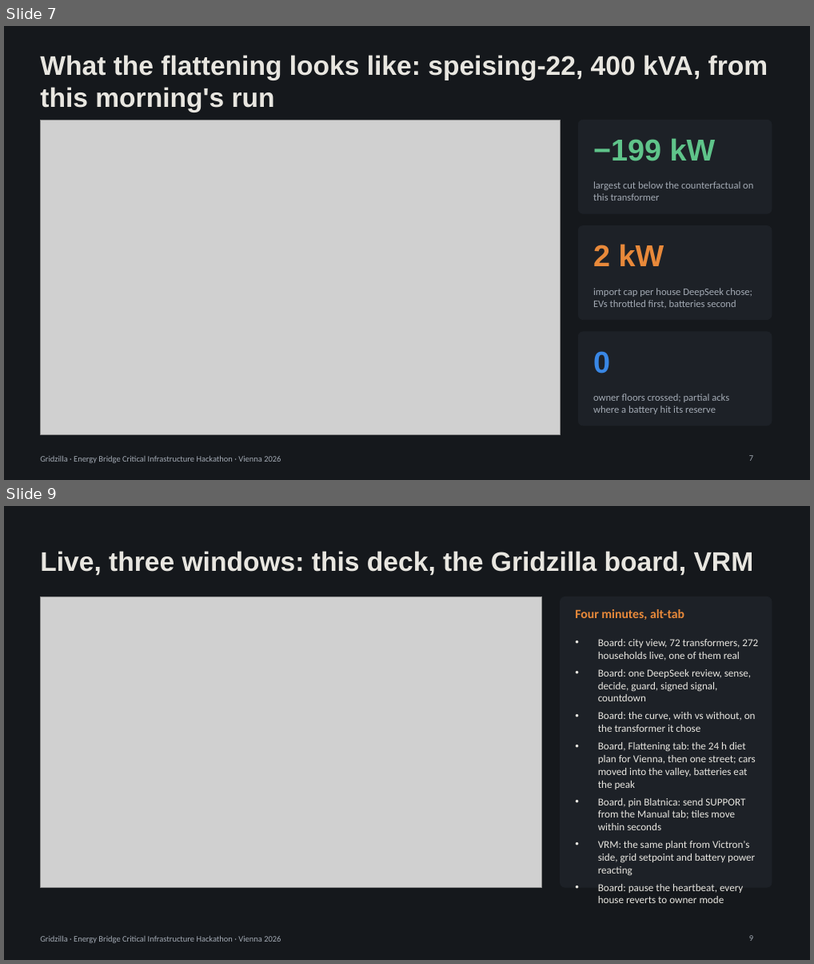
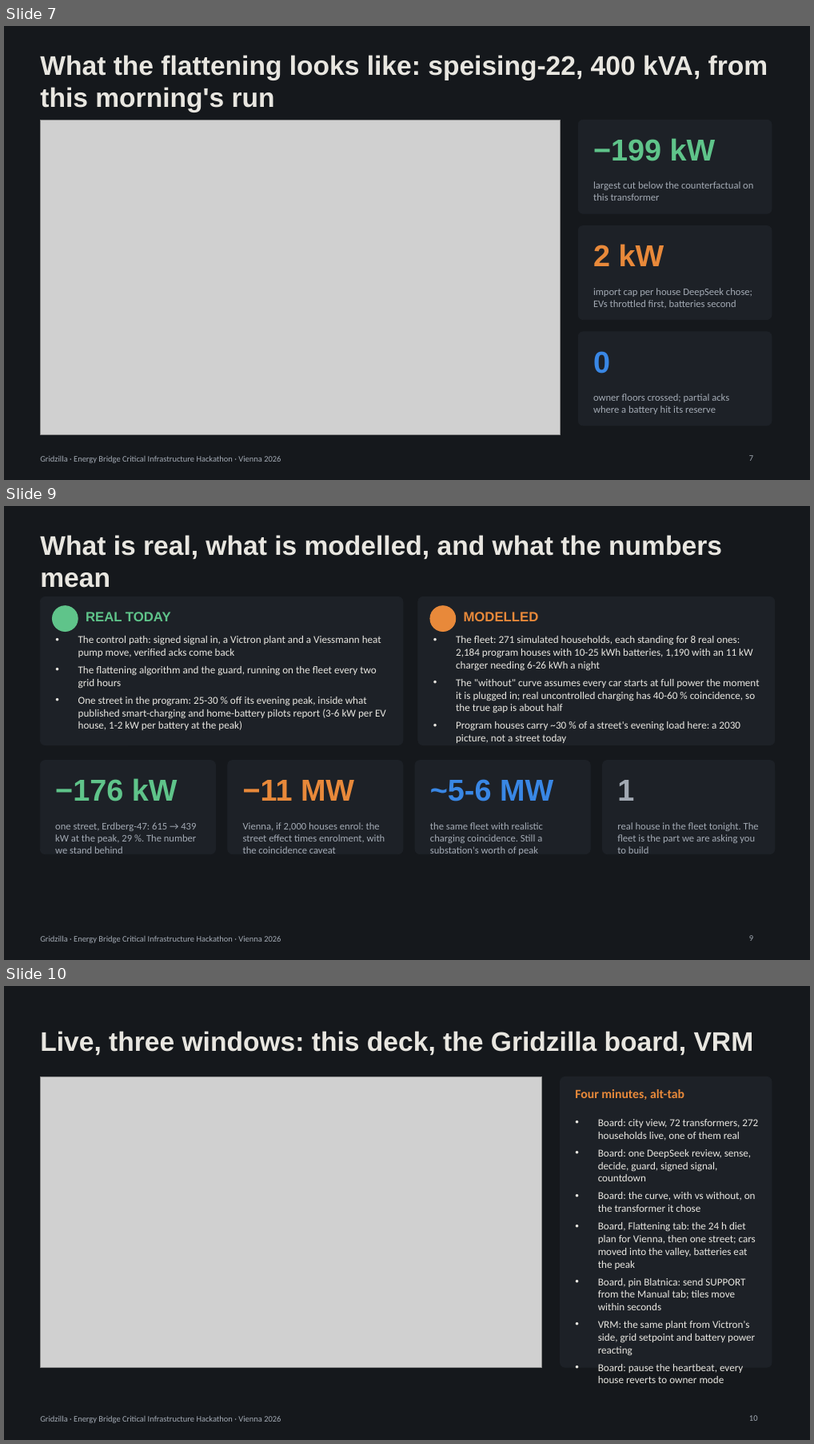
Before and after one commit to mathewstars/Gridzilla, a slide deck: docs/Gridzilla-pitch.pptx. Shown one above the other, each under a label of ours: slides 7 and 9 before the commit, slides 7, 9 and 10 after it; the slides between them are not shown. The pictures are 814x964 and 814x1444 pixels, drawn with LibreOffice and Linux fonts; fonts in the diff are those of the drawing; grey boxes stand for pictures. Boxes give left, top, right and bottom in pixels: in the first picture for what was removed or moved away, otherwise in the second. Text is boxed around its words. In the diff, an @@ line names an element or a change of style, - is before the commit and + after.

```diff
--- a/docs/Gridzilla-pitch.pptx
+++ b/docs/Gridzilla-pitch.pptx
@@ slide 9 added at [4,506,810,960], background #15181C; not listed: 1 template element that a slide beside it also shows @@
@@ title added at [40,535,722,588], 32 pt, text #E8E6E0, bold @@
+What is real, what is modelled, and what the numbers mean
@@ rounded rectangle added at [40,596,403,745], fill #1D2127, outline #1D2127 0.75 pt @@
@@ rounded rectangle added at [418,596,775,745], fill #1D2127, outline #1D2127 0.75 pt @@
@@ ellipse added at [52,606,78,632], fill #5FC48A, outline #5FC48A 1 pt @@
@@ text added at [86,612,171,621], 16 pt, text #5FC48A, bold @@
+REAL TODAY
@@ ellipse added at [430,606,456,632], fill #E8893A, outline #E8893A 1 pt @@
@@ text added at [464,612,539,621], 16 pt, text #E8893A, bold @@
+MODELLED
@@ text added at [78,636,386,730], 12.5 pt, text #E8E6E0 @@
+• The control path: signed signal in, a Victron plant and a Viessmann heat pump move, verified acks come back
+• The flattening algorithm and the guard, running on the fleet every two grid hours
+• One street in the program: 25-30 % off its evening peak, inside what published smart-charging and home-battery pilots report (3-6 kW per EV house, 1-2 kW per battery at the peak)
@@ text added at [456,636,760,743], 12.5 pt, text #E8E6E0 @@
+• The fleet: 271 simulated households, each standing for 8 real ones: 2,184 program houses with 10-25 kWh batteries, 1,190 with an 11 kW charger needing 6-26 kWh a night
+• The "without" curve assumes every car starts at full power the moment it is plugged in; real uncontrolled charging has 40-60 % coincidence, so the true gap is about half
+• Program houses carry ~30 % of a street's evening load here: a 2030 picture, not a street today
@@ rounded rectangle added at [40,760,216,854], fill #1D2127, outline #1D2127 0.75 pt @@
@@ rounded rectangle added at [228,760,403,854], fill #1D2127, outline #1D2127 0.75 pt @@
@@ rounded rectangle added at [415,760,591,854], fill #1D2127, outline #1D2127 0.75 pt @@
@@ rounded rectangle added at [603,760,775,854], fill #1D2127, outline #1D2127 0.75 pt @@
@@ text added at [55,778,178,801], 36 pt, text #5FC48A, bold @@
+−176 kW
@@ text added at [243,780,354,800], 36 pt, text #E8893A, bold @@
+−11 MW
@@ text added at [430,779,554,801], 36 pt, text #3987E5, bold @@
+~5-6 MW
@@ text added at [618,780,634,800], 36 pt, text #A2A9B3, bold @@
+1
@@ text added at [55,822,197,853], 12 pt, text #A2A9B3 @@
+one street, Erdberg-47: 615 → 439 kW at the peak, 29 %. The number we stand behind
@@ text added at [243,822,386,853], 12 pt, text #A2A9B3 @@
+Vienna, if 2,000 houses enrol: the street effect times enrolment, with the coincidence caveat
@@ text added at [430,822,543,855], 12 pt, text #A2A9B3 @@
+the same fleet with realistic charging coincidence. Still a substation's worth of peak
@@ text added at [618,822,759,853], 12 pt, text #A2A9B3 @@
+real house in the fleet tonight. The fleet is the part we are asking you to build
@@ page number added at [750,935,754,940], 10 pt, text #A2A9B3 @@
+9
@@ what was slide 9 is now slide 10 @@
@@ page number at [750,1415,758,1420]: text changed @@
-9
+10
```
Also in this commit, not shown: 1 slide changed, 1 other slide added, 1 other file.
